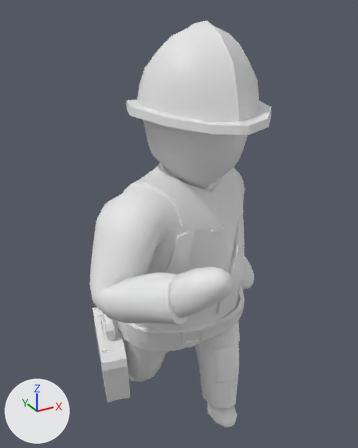
One commit to the FBX model GPS2_FireSquad/Assets/Models/Player/Medic.fbx: the scene before it, then after it.
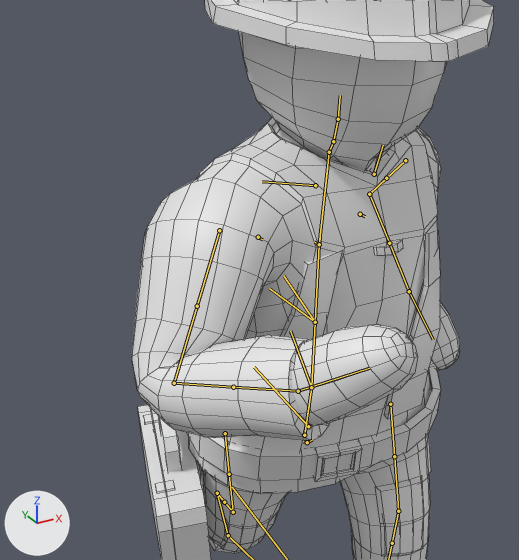
Old and new are each drawn whole from a 50 mm camera at (-0.619, -1.112, 1.203) aimed at (-0.015, -0.015, 0.654) and again close up on the part from 7% to 79% of the width and 23% to 86% of the height. Arrows for +X, +Y and +Z are at lower left; the lights stay in place. Both versions are drawn at frame 1 of the action 'rig|Run'; the numbers are the values there. The bones that bend it are drawn over the model as lines in the close-ups. The close-ups show mesh edges as thin lines.
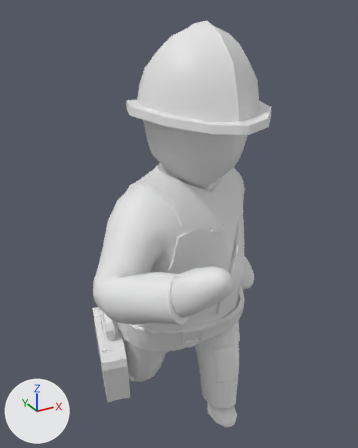
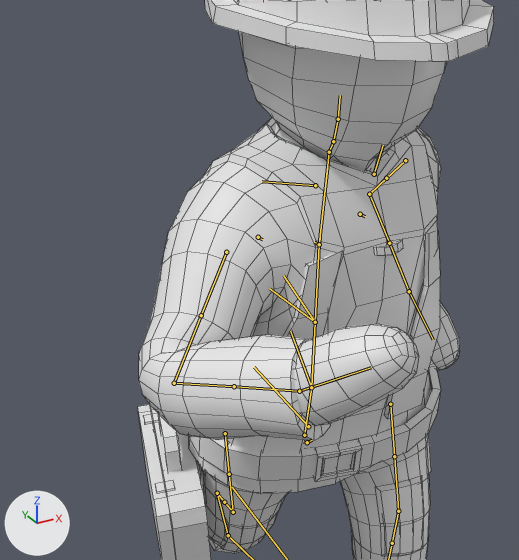
The edits, one by one:
Bone 'DEF-upper_arm.R' (bone_def_upper_arm_r) moves from (0.0, 0.0, 0.0) to (0.016, -0.034, 0.045).
Bone 'DEF-upper_arm.R' (bone_def_upper_arm_r) turns from (29, -20, -70) to (15, 21, -42) degrees about its own x, y and z.
Bone 'DEF-upper_arm.R' (bone_def_upper_arm_r) is rescaled from (1.0, 1.0, 1.0) to (1.02, 0.96, 1.02).
Bone 'DEF-upper_arm.R.001' (bone_def_upper_arm_r_001) turns from (0, 0, 0) to (0, -13, 0) degrees about its own x, y and z.
Bone 'DEF-forearm.R' (bone_def_forearm_r) turns from (-101, 0, 0) to (-83, -35, -19) degrees about its own x, y and z.
Bone 'DEF-forearm.R' (bone_def_forearm_r) is rescaled from (1.0, 1.0, 1.0) to (0.98, 0.98, 1.04).

Location of each change, [x1, y1, x2, y2] in pixels of the close-ups (519 x 560 px):
'Plane.001', posed: before [132, 0, 494, 560]; after [138, 0, 494, 560]
bone 'DEF-upper_arm.R', root to tip: before (219, 230) to (197, 306); after (226, 252) to (201, 315)
bone 'DEF-upper_arm.R.001', root to tip: before (197, 306) to (174, 383); after (201, 315) to (174, 383)
bone 'DEF-forearm.R', root to tip: before (174, 383) to (233, 387); after (174, 383) to (234, 386)
